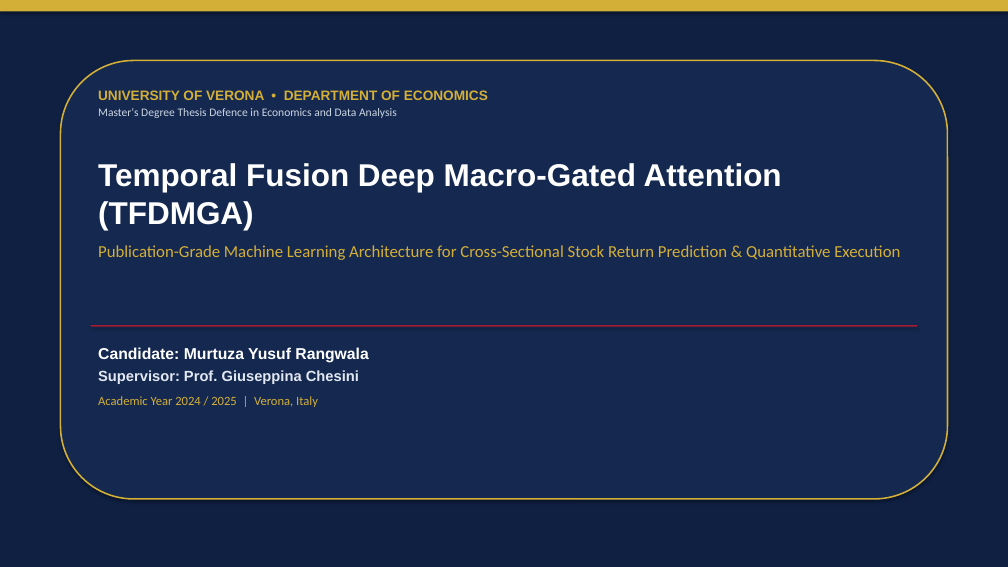
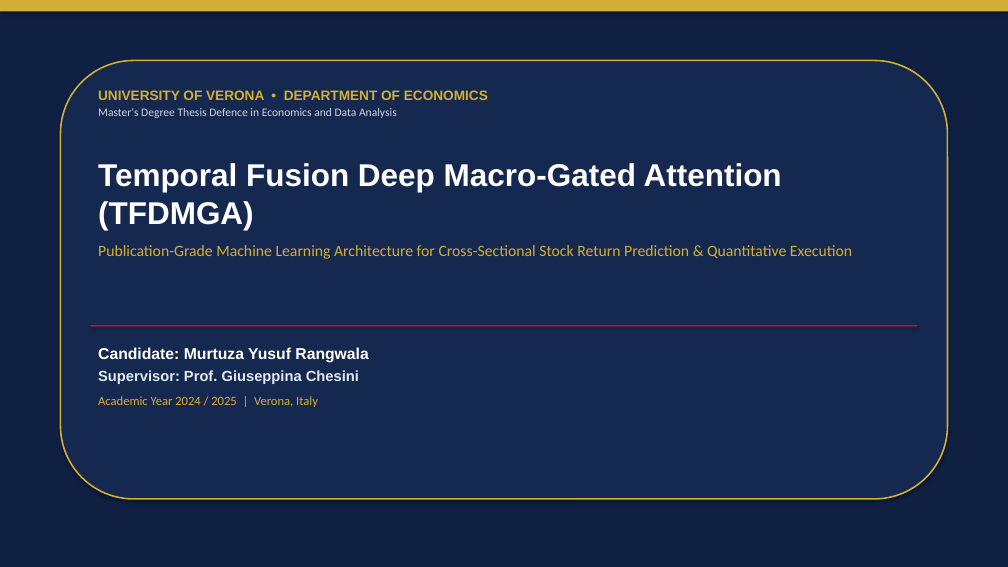
Before and after one commit to murtuzarangwala8-alt/thesis-stock-prediction, a slide deck: slide 1 of defence_presentation.pptx. Drawn at 1008x567 pixels with LibreOffice and Linux fonts; fonts in the diff are those of the drawing. Boxes give left, top, right and bottom in pixels: in the first picture for what was removed or moved away, otherwise in the second. Text is boxed around its words. In the diff, an @@ line names an element or a change of style, - is before the commit and + after.

```diff
--- a/defence_presentation.pptx
+++ b/defence_presentation.pptx
@@ text at [98, 245, 852, 259]: size 16 to 15 pt in "Publication-Grade Machine Learning Architecture for Cross-Se ..." @@
```
Also in this commit, not shown: 13 other slides changed, 1 other file.
